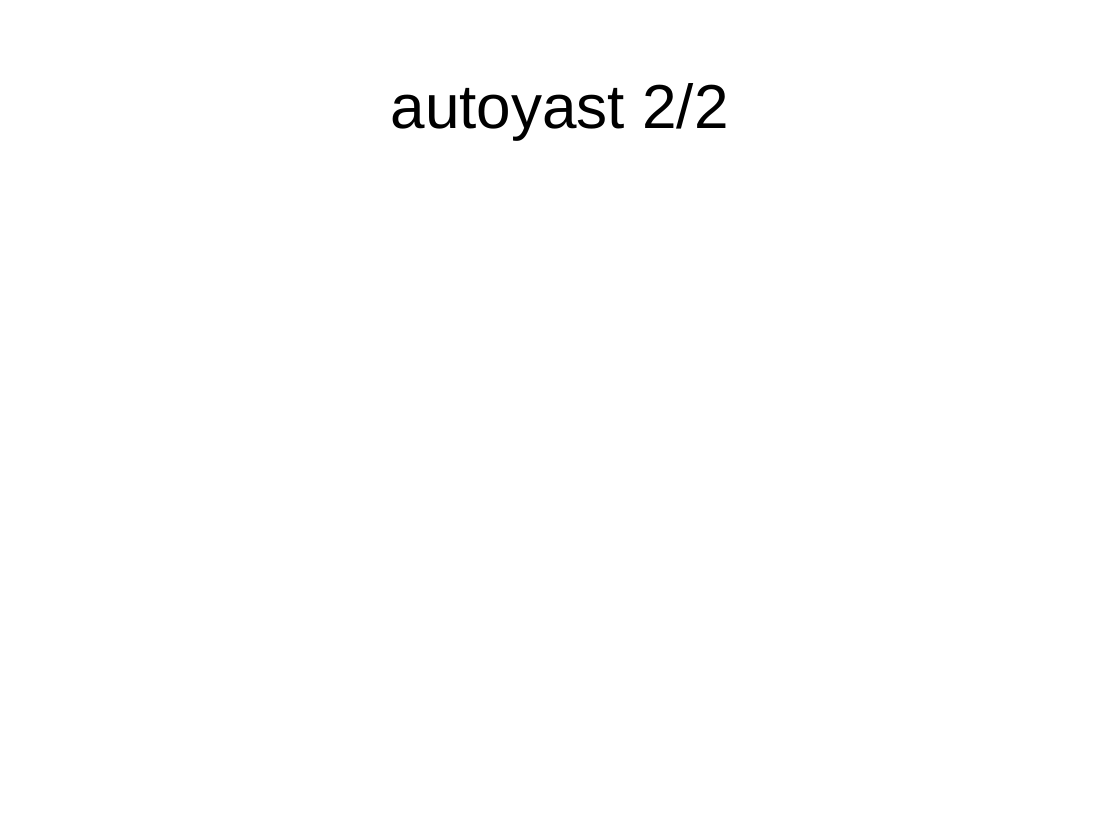
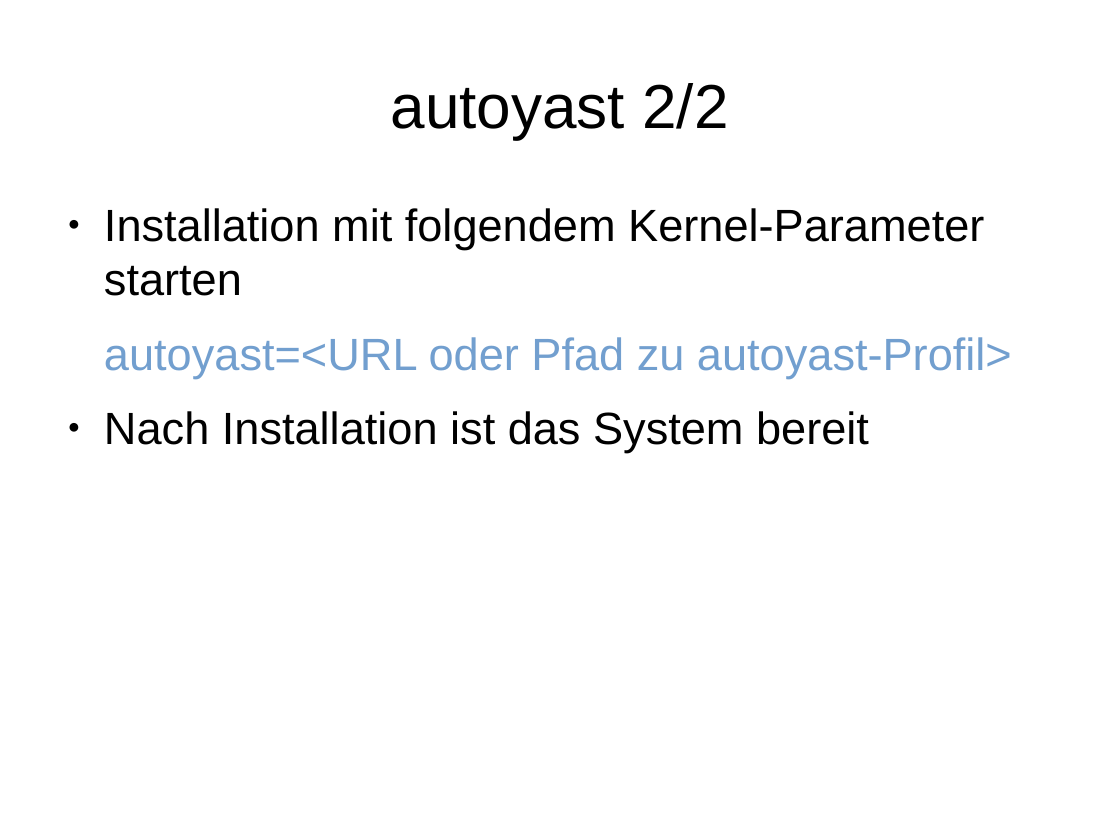
Before and after one commit to adfinis/adsy-trainings, a slide deck: slide 8 of SSA_SUSE-System-Administration/1007_autoyast/modul_autoyast_1007_01_slides.odp (slide 7 before the commit). Drawn at 1120x840 pixels with LibreOffice and Linux fonts; fonts in the diff are those of the drawing. Boxes give left, top, right and bottom in pixels: in the first picture for what was removed or moved away, otherwise in the second. Text is boxed around its words. In the diff, an @@ line names an element or a change of style, - is before the commit and + after.

```diff
--- a/SSA_SUSE-System-Administration/1007_autoyast/modul_autoyast_1007_01_slides.odp
+++ b/SSA_SUSE-System-Administration/1007_autoyast/modul_autoyast_1007_01_slides.odp
@@ text added at (x1=104, y1=208, x2=1012, y2=452), 32 pt, text #000000 @@
+● Installation mit folgendem Kernel-Parameter starten
+autoyast=<URL oder Pfad zu autoyast-Profil>
+● Nach Installation ist das System bereit
```
Also in this commit, not shown: 3 other slides changed, 1 slide added, 4 other files.
